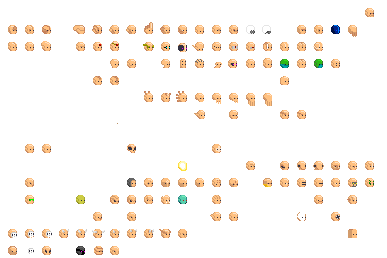
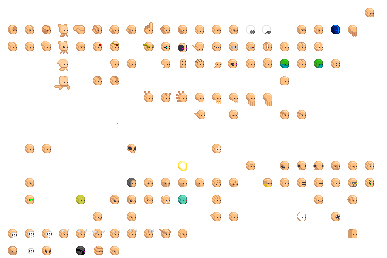
Layer changes from the first (387, 258) image to the second:
painted on "Background" over [54, 24, 70, 90]
